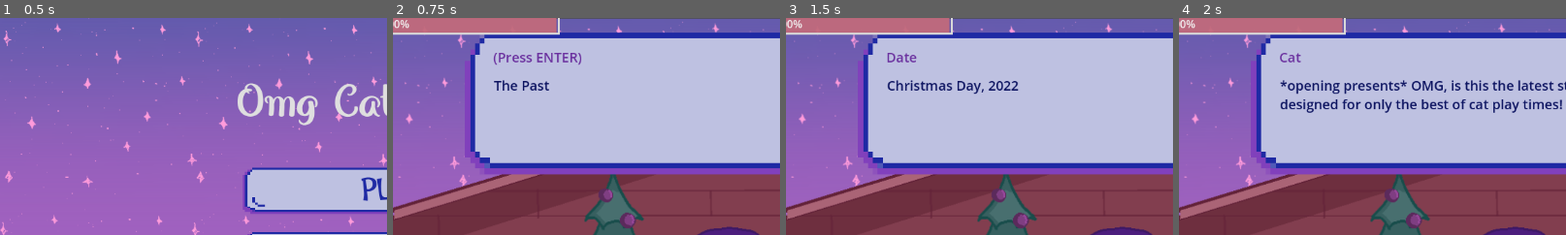
Above: before the commit, frames 1-4 (left to right).
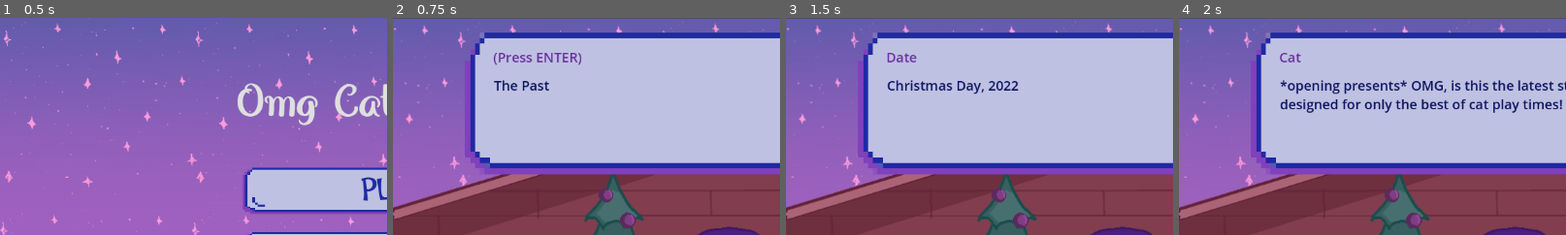
Above: after the commit, the same moments.

Repository: purple-affogato/magic-xmas-cat-game
Game: Godot game, scene res://menu.tscn
Same seed, same stepped clock (60 frames per second), same inputs: the game is played once before the commit and once after it.
Inputs:
- Up to frame 1 (0.5 s): no input
- Up to frame 2 (0.75 s): click "PLAY" at 0.5 s
- Up to frame 3 (1.5 s): tap Enter (ui_accept) at 1.25 s; hold Right (ui_right) from 1.28 s (still down); tap Q (normal_attack) at 1.35 s
- Up to frame 4 (2 s): keep holding Right (ui_right); tap Enter (ui_accept) at 1.52 s
The pictures show only the part of the screen within x 0-50%, y 0-50%; the shares and areas given below are measured in that part.

Frame 1 is identical in both runs. In frame 2, 3.4% of the frame differs, in the area x 0-44%, y 0-9%; in frame 3, 3.4%; in frame 4, 3.4%.

Commit message:
changed node type to control

Diff:
--- a/healthbar.tscn
+++ b/healthbar.tscn
@@ -23,7 +23,10 @@
 border_width_bottom = 3
 border_color = Color(0.8, 0.8, 0.8, 0)
 
-[node name="Node" type="Node"]
+[node name="HealthBar" type="Control"]
+layout_mode = 3
+anchors_preset = 0
+scale = Vector2(1.275, 1.275)
 
 [node name="TextEdit" type="TextEdit" parent="."]
 offset_left = -240.0
Not shown: 1 places in healthbar.tscn that only renumber resources
